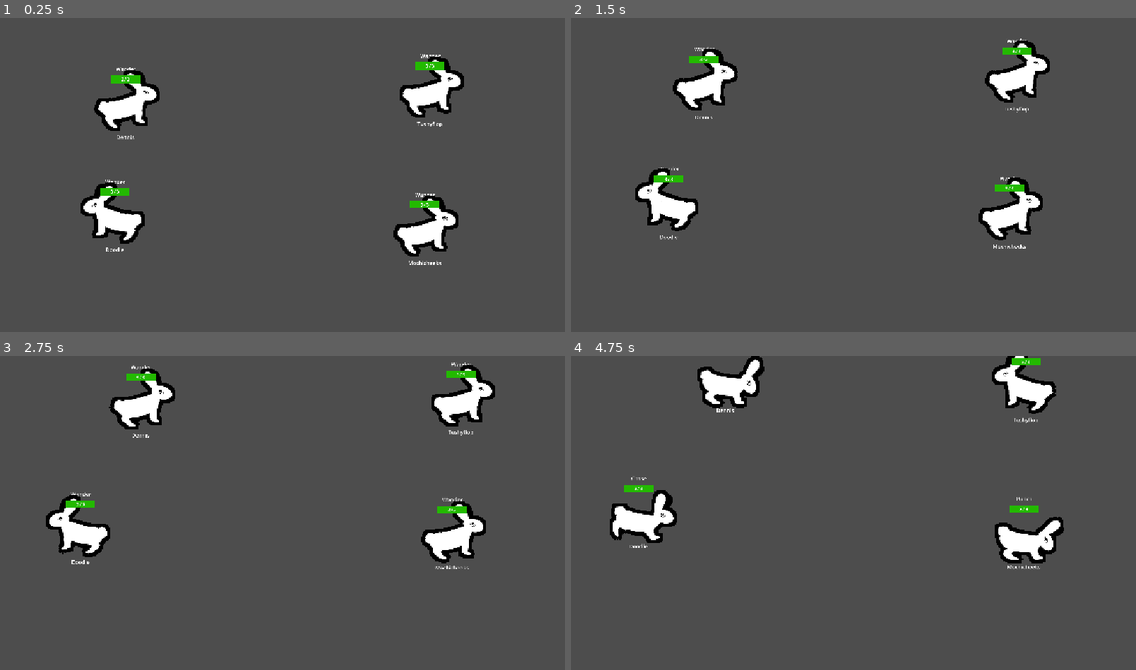
Above: before the commit, frames 1-4 (two rows, left to right).
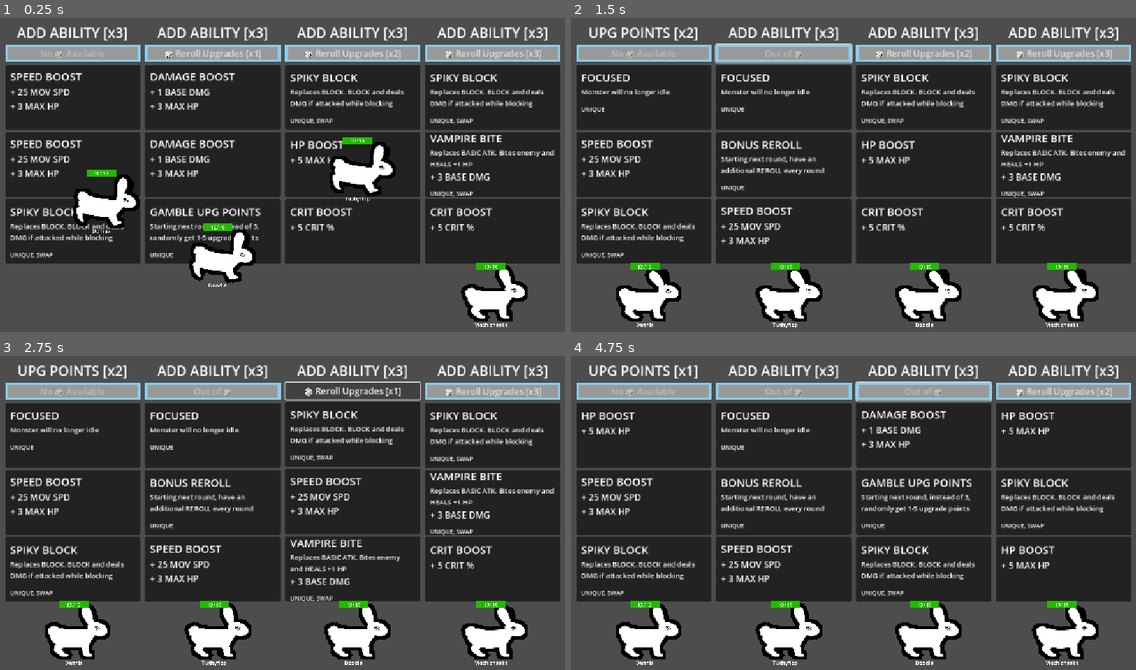
Above: after the commit, the same moments.

Repository: Galitie/tm2
Game: Godot game, scene res://test_scene.tscn
The game is run twice, just before and just after one commit, with the same random seed, the same clock (stepped at 60 frames per second) and the same inputs.
Inputs (mouse positions are in pixels of both pictures, inside the frame that each line leads up to):
- Up to frame 1 (0.25 s): no input
- Up to frame 2 (1.5 s): click (644, 96) at 0.52 s; click (785, 52) at 1.25 s, where only the run after the commit has a clickable "🎲 Reroll Upgrades [x1]"
- Up to frame 3 (2.75 s): click (350, 390) at 2 s, where only the run after the commit has a clickable "🎲 Reroll Upgrades [x2]"
- Up to frame 4 (4.75 s): click (1062, 390) at 2.75 s, where only the run after the commit has a clickable "🎲 Reroll Upgrades [x3]"; click (644, 434) at 3.52 s; click (921, 390) at 4.25 s, where only the run after the commit has a clickable "🎲 Reroll Upgrades [x1]"

The runs differ from the first frame. In frame 1, 66% of the frame differs, in the area x 1-100%, y 2-99%; in frame 2, 70%; in frame 3, 69%; in frame 4, 71%, in the area x 1-100%, y 0-99%.

Commit message:
Added crit stat and booster card and added damage modifer to attacks

Diff:
--- /dev/null
+++ b/Cards/Resources/crit_boost.tres
@@ -0,0 +1,23 @@
+[gd_resource type="Resource" script_class="CardResourceScript" load_steps=3 format=3 uid="uid://b7mqshabtd6un"]
+
+[ext_resource type="Script" uid="uid://cbkjotjeilkcj" path="res://Cards/Accessories/accessories_info.gd" id="1_h83rr"]
+[ext_resource type="Script" uid="uid://bfco2om6esxdu" path="res://Cards/card_info.gd" id="2_vhuie"]
+
+[resource]
+script = ExtResource("2_vhuie")
+card_name = "CRIT BOOST"
+description = ""
+Type = "immediate"
+state_id = ""
+unique = false
+remove_specific_states = Array[String]([])
+attribute_1 = 6
+attribute_label_1 = "CRIT %"
+attribute_amount_1 = 5
+attribute_2 = 0
+attribute_label_2 = ""
+attribute_amount_2 = 0
+attribute_3 = 0
+attribute_label_3 = ""
+attribute_amount_3 = 0
+accessories = Array[ExtResource("1_h83rr")]([])
--- a/Cards/card_info.gd
+++ b/Cards/card_info.gd
@@ -9,7 +9,7 @@
 @export var remove_specific_states : Array[String]
 
 @export_group("Attributes")
-enum Attributes {NONE, HP, MOVE_SPEED, BASE_DAMAGE, REROLL, UPGRADE_POINTS}
+enum Attributes {NONE, HP, MOVE_SPEED, BASE_DAMAGE, REROLL, UPGRADE_POINTS, CRIT_PERCENT}
 @export var attribute_1 : Attributes
 @export var attribute_label_1 : String
 @export var attribute_amount_1: int
--- a/UI/player_upgrade_panel.gd
+++ b/UI/player_upgrade_panel.gd
@@ -8,7 +8,7 @@
 @onready var upgrade_title = $VBoxContainer/UpgradeTitle/Label
 
 var player : Player
-var resource_array: Array[Resource] = [load("uid://dyvymb65crfuv"),load("uid://c37d7vyo0m6jb"), load("uid://3aquqn25lskq"), load("uid://cvtqvsltnme3w"), load("uid://cv4dcuvdmk4d"), load("uid://cr0ughlj0g43p"), load("uid://c6dyyjnj08tgh"), load("uid://ds51dyaoyuqjg")]
+var resource_array: Array[Resource] = [load("uid://dyvymb65crfuv"),load("uid://c37d7vyo0m6jb"), load("uid://3aquqn25lskq"), load("uid://cvtqvsltnme3w"), load("uid://cv4dcuvdmk4d"), load("uid://cr0ughlj0g43p"), load("uid://c6dyyjnj08tgh"), load("uid://ds51dyaoyuqjg"), load("uid://b7mqshabtd6un")]
 @onready var button_array: Array[Node] = [reroll_button, $VBoxContainer/UpgradeCard1, $VBoxContainer/UpgradeCard2, $VBoxContainer/UpgradeCard3]
 var current_user_position_in_button_array : int = 0
 var new_stylebox_normal = StyleBoxFlat.new()
--- a/main.gd
+++ b/main.gd
@@ -160,6 +160,8 @@
 			player.bonus_rerolls += chosen_card.attribute_amount_1
 		if chosen_card.attribute_1 == CardResourceScript.Attributes.UPGRADE_POINTS:
 			player.randomize_upgrade_points = true
+		if chosen_card.attribute_1 == CardResourceScript.Attributes.CRIT_PERCENT:
+			player.monster.crit_chance += chosen_card.attribute_amount_1
 	if chosen_card.attribute_2 != CardResourceScript.Attributes.NONE:
 		if chosen_card.attribute_2 == CardResourceScript.Attributes.HP:
 			player.monster.max_hp += chosen_card.attribute_amount_2
@@ -172,6 +174,8 @@
 			player.bonus_rerolls += chosen_card.attribute_amount_2
 		if chosen_card.attribute_2 == CardResourceScript.Attributes.UPGRADE_POINTS:
 			player.randomize_upgrade_points = true
+		if chosen_card.attribute_2 == CardResourceScript.Attributes.CRIT_PERCENT:
+			player.monster.crit_chance += chosen_card.attribute_amount_2
 	# Replace a slot
 	if chosen_card.state_id:
 		player.monster.state_machine.state_choices[chosen_card.Type] = chosen_card.state_id
--- a/monster.gd
+++ b/monster.gd
@@ -1,12 +1,14 @@
 extends CharacterBody2D
 class_name Monster
 
-var max_hp : int = 3
+var max_hp : int = 10
 var current_hp : int = max_hp
 var base_damage : int = 1
 var intelligence : int = 1
 var move_speed : int = 35
 var attack_speed : int = 1
+var crit_chance: int = 1
+var crit_multiplier: float = 1.5
 
 var mon_name : String
 var main_color
@@ -93,11 +95,15 @@
 
 
 func take_damage(enemy):
+	var critted = roll_crit()
+	var crit_text = " CRIT" if critted else ""
+	var random_modifier : int = randi_range(0,5)
+	var damage : int = round(enemy.base_damage * (enemy.crit_multiplier if critted else 1.0) + random_modifier)
 	if Globals.is_sudden_death_mode:
 		apply_hp(-max_hp)
 	else:
-		apply_hp(-enemy.base_damage)
-	$Damage.text = str(enemy.base_damage)
+		apply_hp(-damage)
+	$Damage.text = str(damage) + crit_text
 	animation_player_damage.play("damage")
 	check_low_hp()
 
@@ -133,3 +139,10 @@
 	hurtbox_collision.disabled = !is_enabled
 	body_collision.disabled = !is_enabled
 	hitbox_collision.disabled = true
+
+
+func roll_crit() -> bool:
+	var chance = randi_range(1,100)
+	if crit_chance >= chance:
+		return true
+	return false
--- a/monster.tscn
+++ b/monster.tscn
@@ -77,7 +77,7 @@
 "times": PackedFloat32Array(0, 0.466667, 0.966667),
 "transitions": PackedFloat32Array(1.07177, 1, 1),
 "update": 0,
-"values": [Vector2(-16, -322), Vector2(-16, -353.21), Vector2(-16, -363.16)]
+"values": [Vector2(-16, -380), Vector2(-16, -390.21), Vector2(-16, -420.16)]
 }
 tracks/1/type = "value"
 tracks/1/imported = false
@@ -232,10 +232,12 @@
 [node name="Damage" type="Label" parent="."]
 offset_left = -16.0
 offset_top = -322.0
-offset_right = 24.0
-offset_bottom = -248.0
+offset_right = 57.0
+offset_bottom = -178.0
 theme_override_colors/font_color = Color(1, 0, 0, 1)
-theme_override_font_sizes/font_size = 54
+theme_override_colors/font_outline_color = Color(1, 0, 0, 1)
+theme_override_constants/outline_size = 2
+theme_override_font_sizes/font_size = 105
 horizontal_alignment = 1
 
 [node name="AnimationPlayer_Damage" type="AnimationPlayer" parent="."]
--- a/test_scene.tscn
+++ b/test_scene.tscn
@@ -11,7 +11,7 @@
 [node name="Game" type="Node2D"]
 script = ExtResource("1_fnpeg")
 total_rounds = 2
-start_in_fight_mode = true
+debug_mode = false
 
 [node name="Walls" type="StaticBody2D" parent="."]
 
Not shown, changed: Todo.txt
